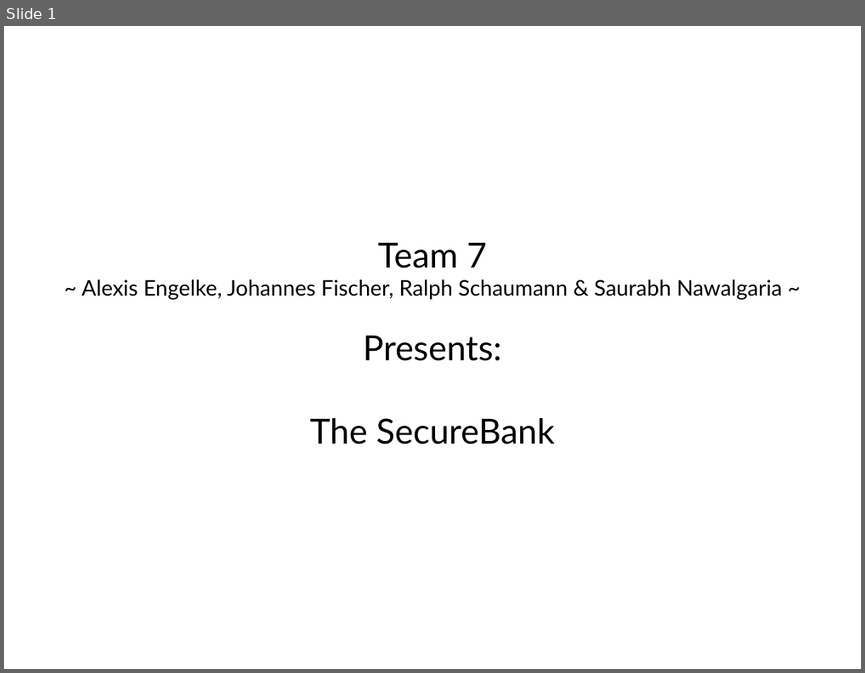
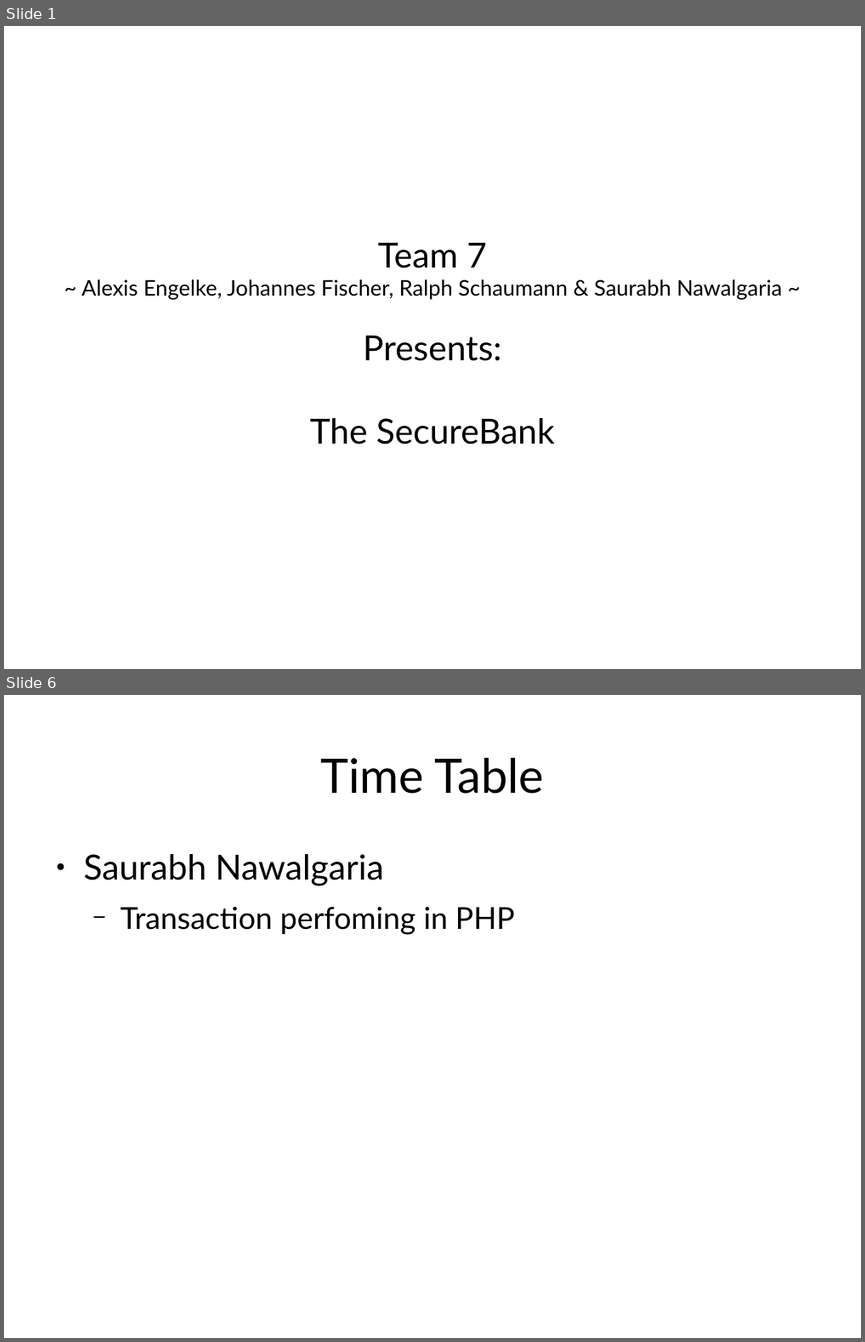
Before and after one commit to snawalgaria/SecureCoding, a slide deck: presentation/presentation.odp. Shown one above the other, each under a label of ours: slide 1 before the commit, slides 1 and 6 after it; the slides between them are not shown. The pictures are 865x673 and 865x1342 pixels, drawn with LibreOffice and Linux fonts; fonts in the diff are those of the drawing. Boxes give left, top, right and bottom in pixels: in the first picture for what was removed or moved away, otherwise in the second. Text is boxed around its words. In the diff, an @@ line names an element or a change of style, - is before the commit and + after.

Commit message:
Update my time table

```diff
--- a/presentation/presentation.odp
+++ b/presentation/presentation.odp
@@ slide 6 added at (x1=4, y1=695, x2=861, y2=1338), background #FFFFFF @@
@@ title added at (x1=320, y1=758, x2=544, y2=794), 44 pt, text #000000 @@
+Time Table
@@ text added at (x1=84, y1=854, x2=515, y2=935), 28 pt, text #000000 @@
+● Saurabh Nawalgaria
+  − Transaction perfoming in PHP
```
Also in this commit, not shown: 2 slides changed, 2 other slides added.
